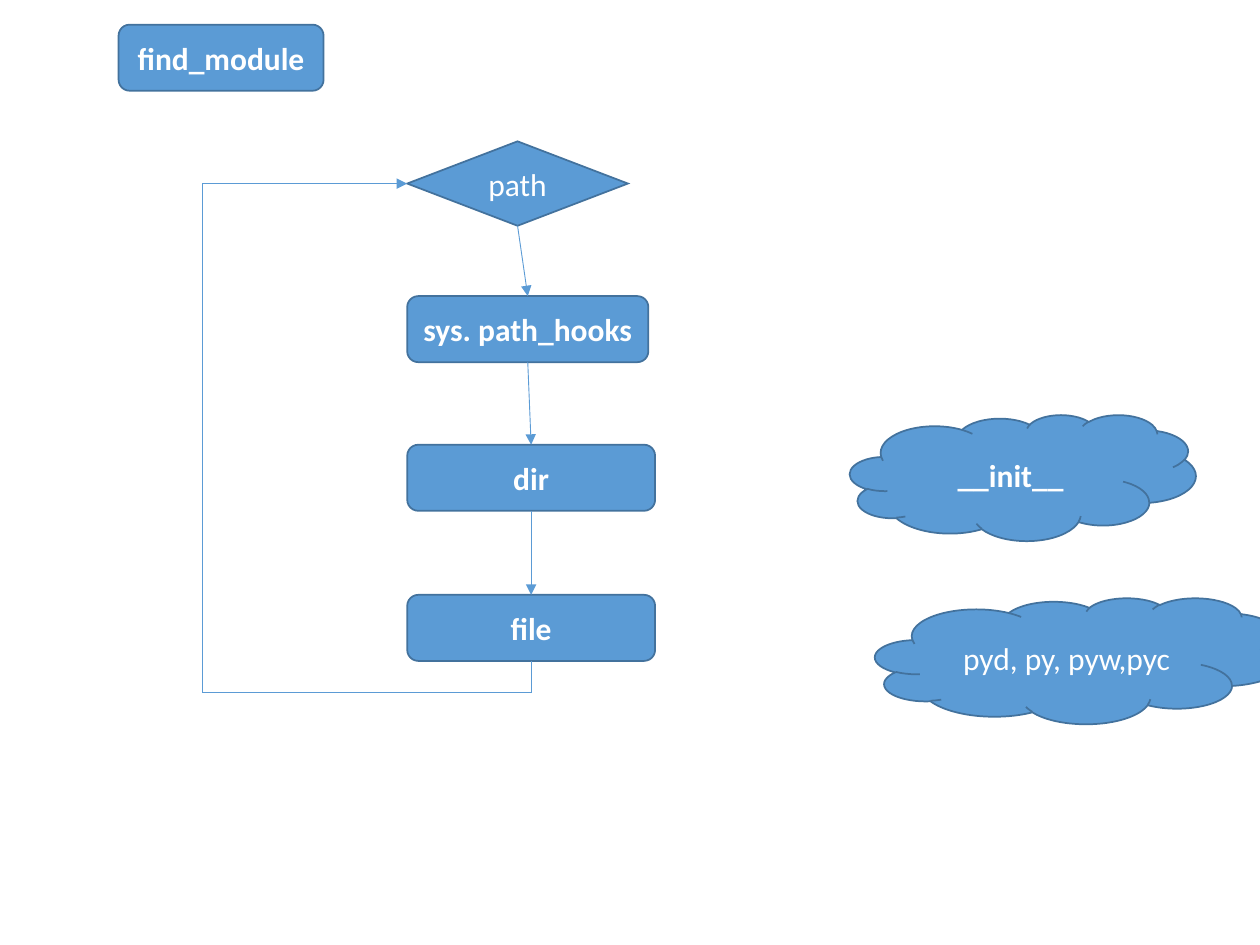
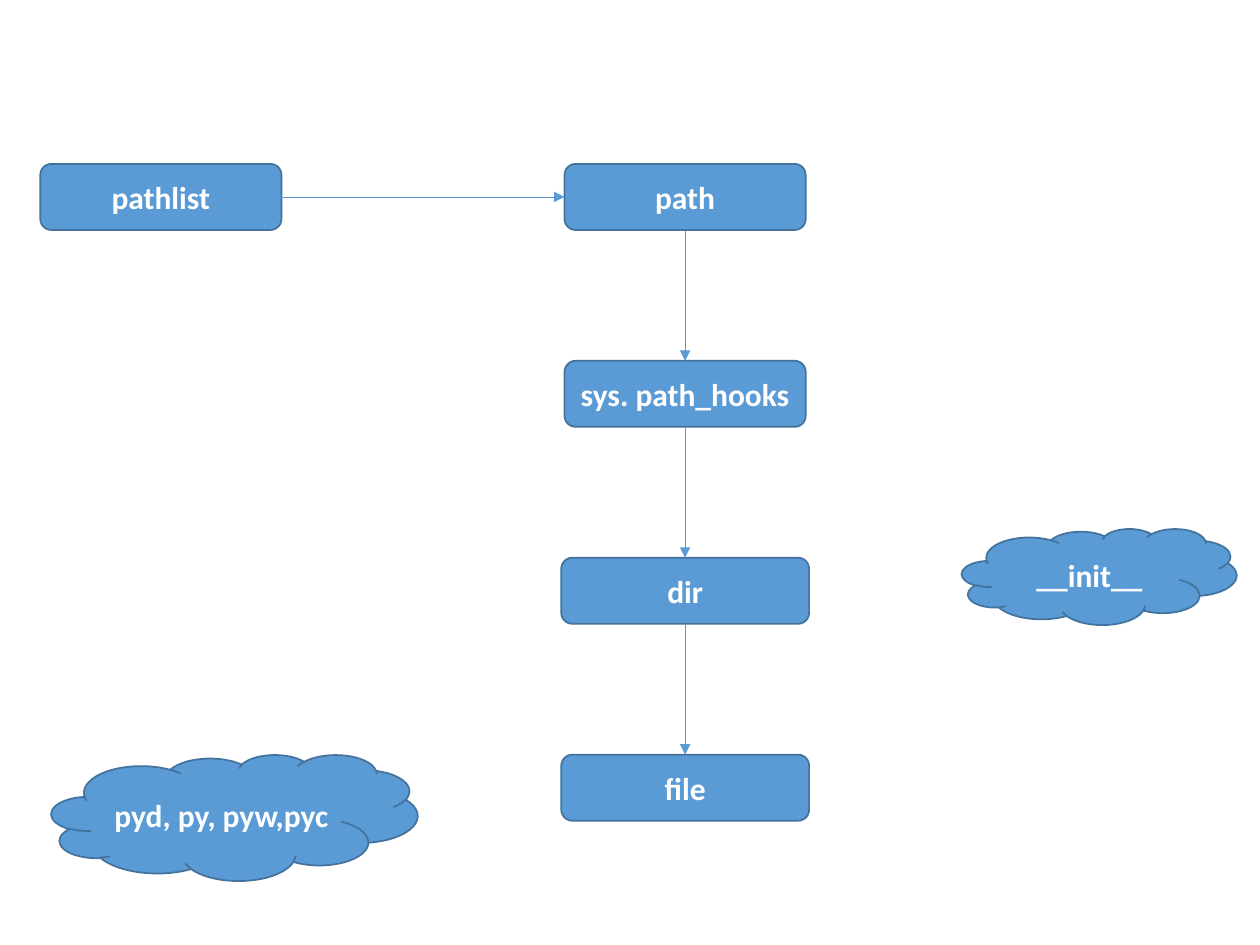
Before and after one commit to menfeng/studynote, a slide deck: slide 13 of python/source code/import/import.pptx (slide 10 before the commit). Drawn at 1260x945 pixels with LibreOffice and Linux fonts; fonts in the diff are those of the drawing. Boxes give left, top, right and bottom in pixels: in the first picture for what was removed or moved away, otherwise in the second. Text is boxed around its words. In the diff, an @@ line names an element or a change of style, - is before the commit and + after.

```diff
--- a/python/source code/import/import.pptx
+++ b/python/source code/import/import.pptx
@@ rounded rectangle removed at box(118, 25, 324, 91) @@
-find_module
@@ rounded rectangle added at box(40, 164, 281, 229), fill #5B9BD5, outline #43739E 1 pt, 18 pt, text #FFFFFF, bold @@
+pathlist
@@ rounded rectangle "path": place and size @@
-rounded rectangle "path" at box(407, 141, 627, 226)
+rounded rectangle "path" at box(564, 164, 805, 229)
@@ rounded rectangle "path" at box(564, 164, 805, 229): bold on; diamond to rounded rectangle @@
@@ elbow arrow removed from (532, 662) to (407, 184) @@
@@ arrow added from (281, 197) to (564, 197), #5B9BD5 0.5 pt @@
@@ arrow moved from (518, 226) - (528, 296) to (685, 231) - (685, 360) @@
@@ rounded rectangle "sys. path_hooks": place and size @@
-rounded rectangle "sys. path_hooks" at box(407, 296, 648, 362)
+rounded rectangle "sys. path_hooks" at box(564, 360, 805, 426)
@@ arrow moved from (528, 362) - (532, 445) to (685, 427) - (685, 558) @@
@@ cloud "__init__": place and size @@
-cloud "__init__" at box(850, 415, 1197, 541)
+cloud "__init__" at box(961, 529, 1236, 625)
@@ rounded rectangle "dir": place and size @@
-rounded rectangle "dir" at box(407, 445, 655, 510)
+rounded rectangle "dir" at box(561, 558, 809, 624)
@@ arrow moved from (532, 510) - (532, 595) to (685, 624) - (685, 755) @@
@@ cloud "pyd, py, pyw,pyc": place and size @@
-cloud "pyd, py, pyw,pyc" at box(876, 598, 1260, 724)
+cloud "pyd, py, pyw,pyc" at box(52, 755, 418, 881)
@@ cloud "pyd, py, pyw,pyc" at box(52, 755, 418, 881): bold on @@
@@ rounded rectangle "file": place and size @@
-rounded rectangle "file" at box(407, 595, 655, 660)
+rounded rectangle "file" at box(561, 755, 809, 820)
```
Also in this commit, not shown: 7 other slides changed, 5 slides added, 2 slides removed.
